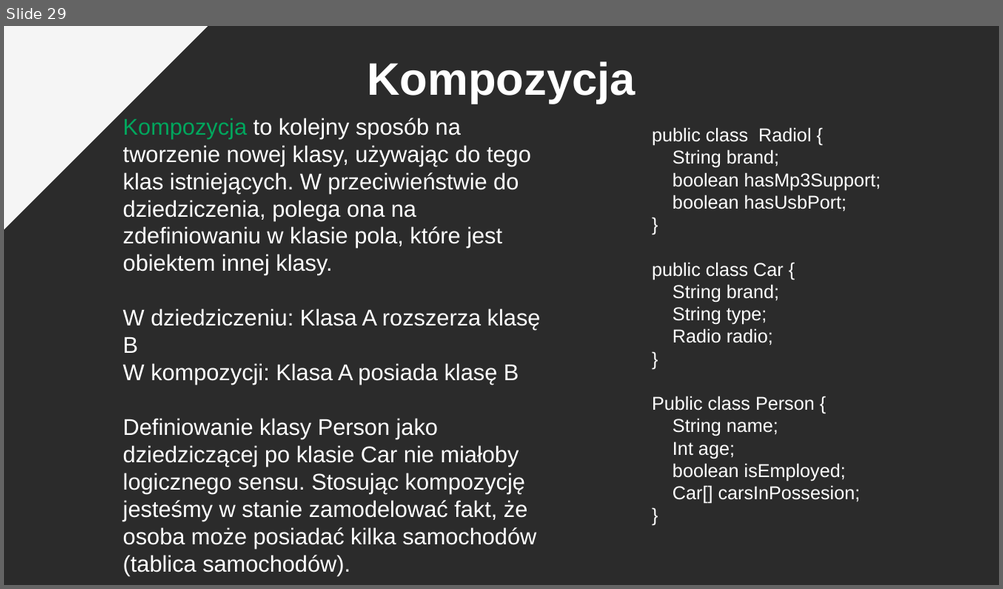
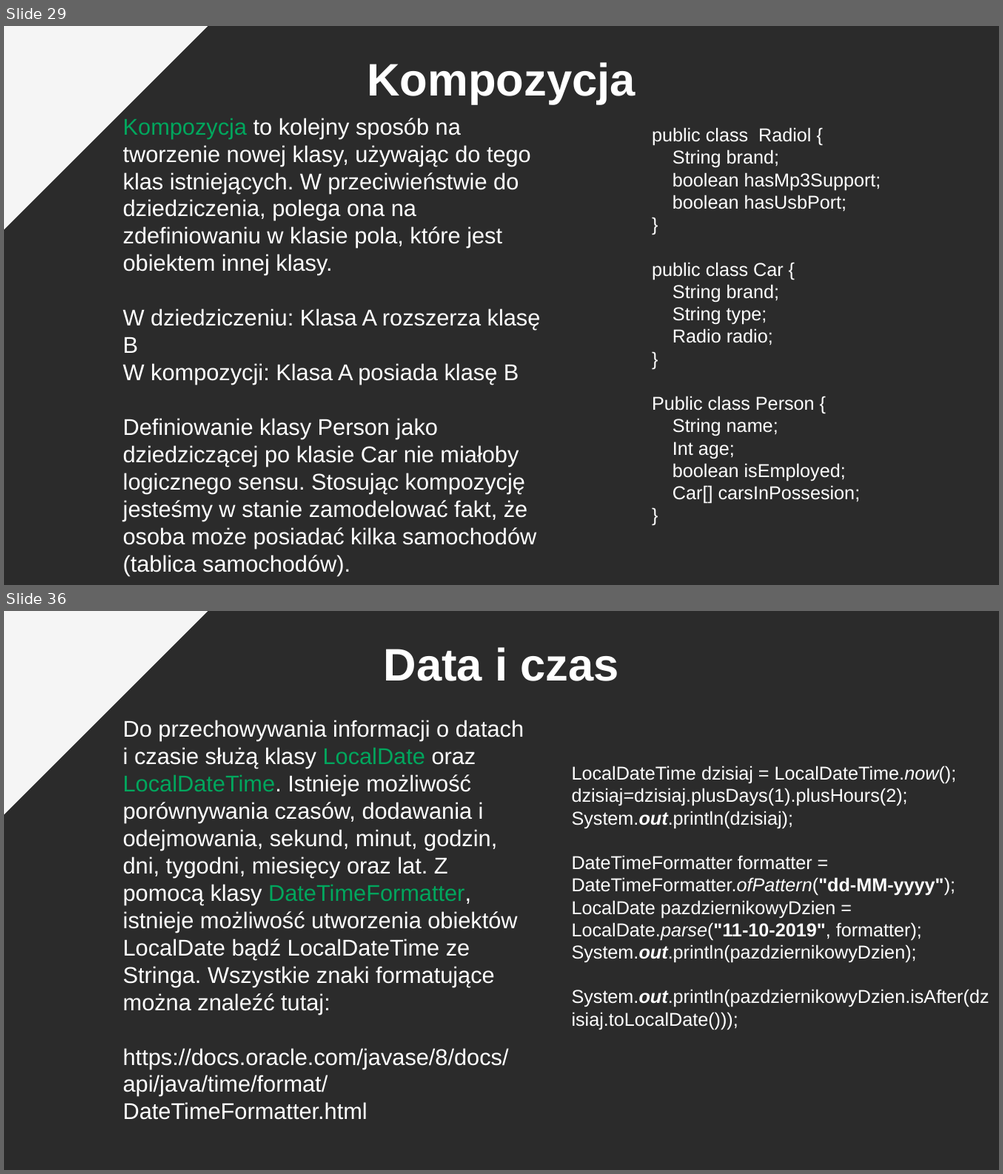
Before and after one commit to pkrajnik/WprowadzenieDoJava4Zajecia, a slide deck: WprowadzenieDoJezykaJAVA_v2_PiotrKrajnik.pptx. Shown one above the other, each under a label of ours: slide 29 before the commit, slides 29 and 36 after it; the slides between them are not shown. The pictures are 1003x589 and 1003x1174 pixels, drawn with LibreOffice and Linux fonts; fonts in the diff are those of the drawing; background and template pictures are left out; a plain dark background stands for a picture behind light text. Boxes give left, top, right and bottom in pixels: in the first picture for what was removed or moved away, otherwise in the second. Text is boxed around its words. In the diff, an @@ line names an element or a change of style, - is before the commit and + after.

```diff
--- a/WprowadzenieDoJezykaJAVA_v2_PiotrKrajnik.pptx
+++ b/WprowadzenieDoJezykaJAVA_v2_PiotrKrajnik.pptx
@@ slide 36 added at bbox=[4, 611, 999, 1170], background picture (left out); not listed: 1 template element that a slide beside it also shows @@
@@ text added at bbox=[384, 647, 619, 681], 44 pt, text #FFFFFF, bold @@
+Data i czas
@@ text added at bbox=[123, 720, 523, 1120], 22 pt, text #FFFFFF @@
+Do przechowywania informacji o datach i czasie służą klasy LocalDate oraz LocalDateTime. Istnieje możliwość porównywania czasów, dodawania i odejmowania, sekund, minut, godzin, dni, tygodni, miesięcy oraz lat. Z pomocą klasy DateTimeFormatter, istnieje możliwość utworzenia obiektów LocalDate bądź LocalDateTime ze Stringa. Wszystkie znaki formatujące można znaleźć tutaj:
+https://docs.oracle.com/javase/8/docs/api/java/time/format/DateTimeFormatter.html
@@ text added at bbox=[572, 766, 989, 1030], 18 pt, text #FFFFFF @@
+LocalDateTime dzisiaj = LocalDateTime.now();
+dzisiaj=dzisiaj.plusDays(1).plusHours(2);
+System.out.println(dzisiaj);
+DateTimeFormatter formatter = DateTimeFormatter.ofPattern("dd-MM-yyyy");
+LocalDate pazdziernikowyDzien = LocalDate.parse("11-10-2019", formatter);
+System.out.println(pazdziernikowyDzien);
+System.out.println(pazdziernikowyDzien.isAfter(dzisiaj.toLocalDate()));
```
Also in this commit, not shown: 2 slides changed, 1 other slide added.
